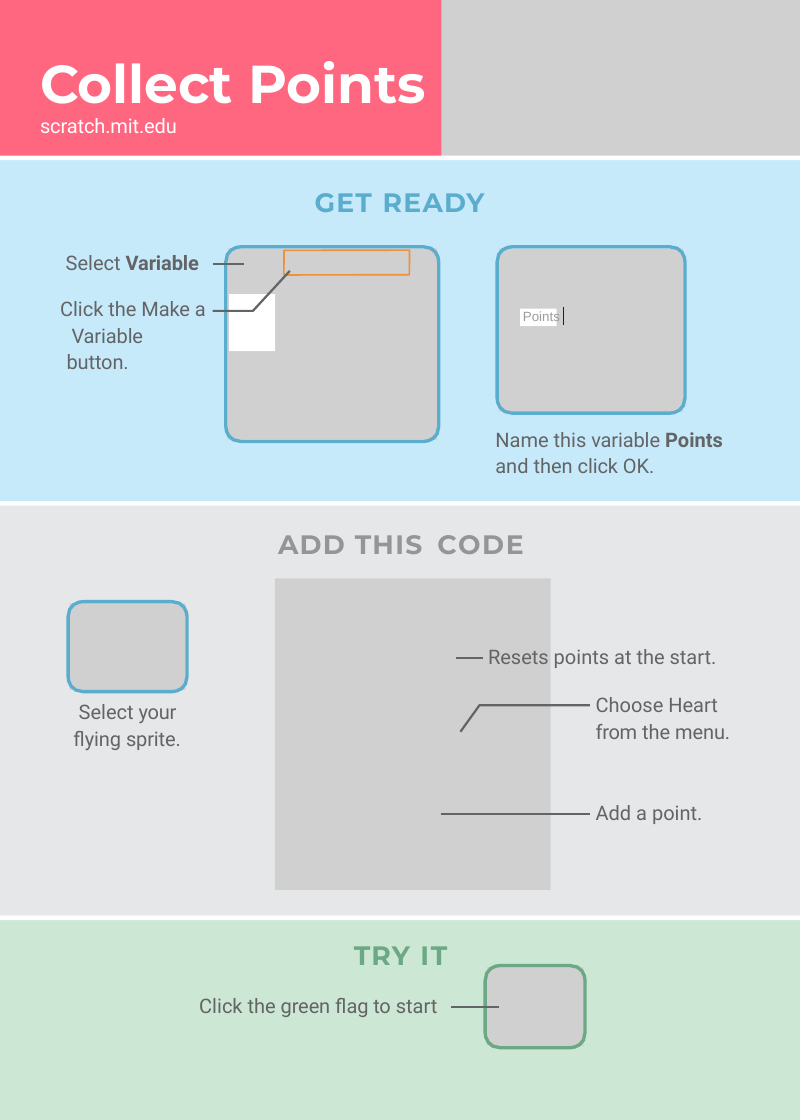
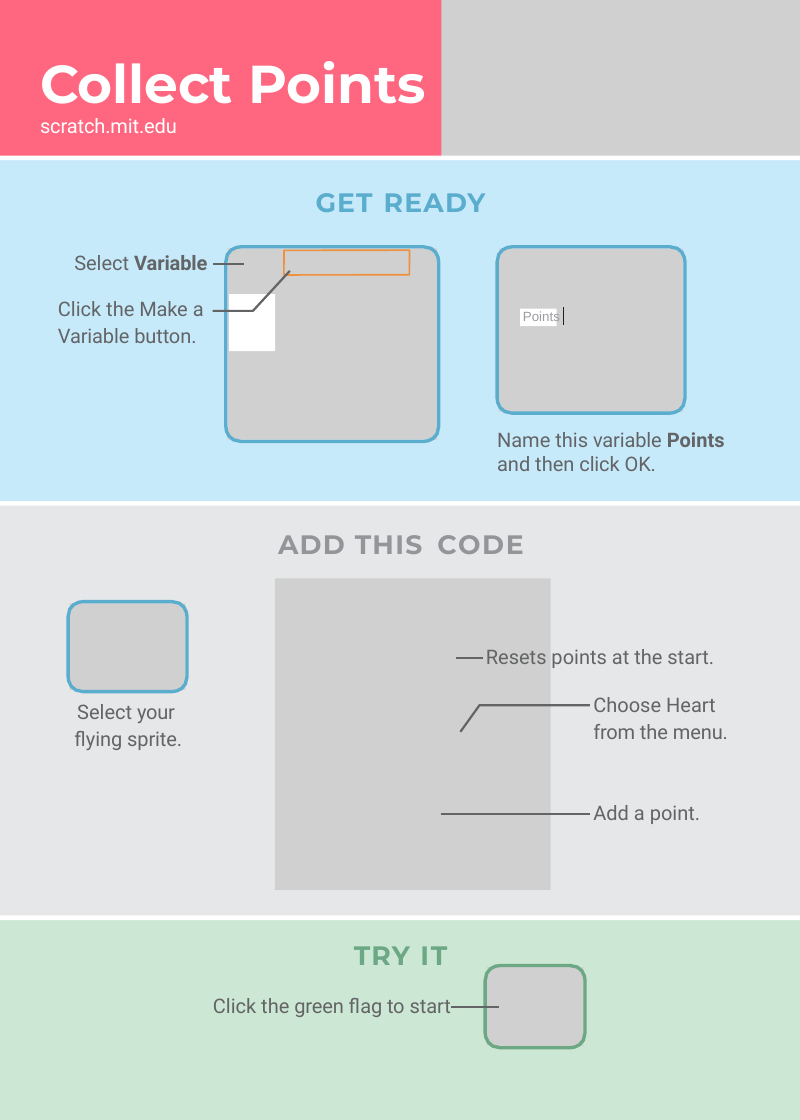
Before and after one commit to hansdejongehv/Scratch-Cards-Temp, a slide deck: slide 16 of English Scratch Cards easier to translate/fly-cards.pptx. Drawn at 800x1120 pixels with LibreOffice and Linux fonts; fonts in the diff are those of the drawing; grey boxes stand for pictures; background and template pictures are left out. Boxes give left, top, right and bottom in pixels: in the first picture for what was removed or moved away, otherwise in the second. Text is boxed around its words. In the diff, an @@ line names an element or a change of style, - is before the commit and + after.

```diff
--- a/English Scratch Cards easier to translate/fly-cards.pptx
+++ b/English Scratch Cards easier to translate/fly-cards.pptx
@@ text "Select Variable": place and size @@
-text "Select Variable" at box(66, 255, 199, 270)
+text "Select Variable" at box(74, 255, 207, 270)
@@ text "Select Variable" at box(74, 255, 207, 270): alignment left to right @@
@@ text at box(497, 432, 725, 471): text changed @@
-Name this variable Points
-and then click OK.
+Name this variable Points and then click OK.
@@ indent changed in 4 elements at box(486, 649, 714, 668), box(593, 805, 700, 824), box(58, 301, 204, 343), box(593, 697, 728, 739) @@
@@ text "Select your flying sprite." at box(74, 704, 182, 750): alignment left to centre; indent changed @@
@@ text "Click the green flag to ...": place and size @@
-text "Click the green flag to ..." at box(199, 998, 438, 1017)
+text "Click the green flag to ..." at box(213, 998, 452, 1017)
@@ text "Click the green flag to ..." at box(213, 998, 452, 1017): alignment left to right; indent changed @@
```
Also in this commit, not shown: 15 other slides changed, 1 other file.
